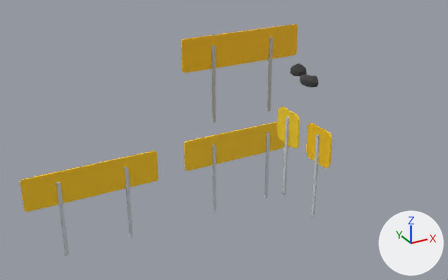
Renders of the Blender file BASEMESH/PROPS/signs.blend from each side of a commit.
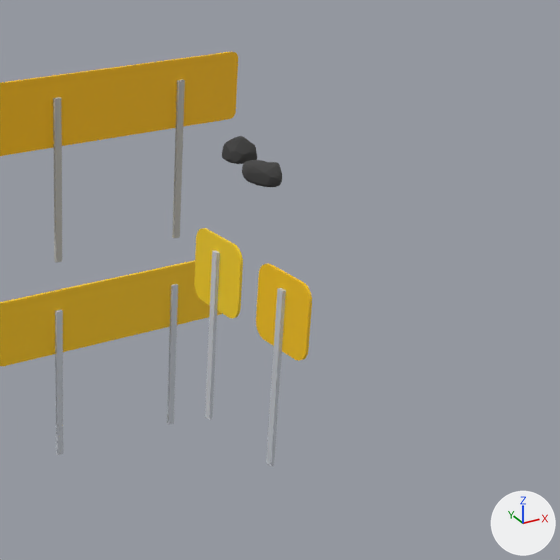
Old and new are each drawn whole from a camera (50 mm lens) standing at (-21.28, -23.63, 12.78) and looking at (-8.04, 0.45, 0.74) and again close up on the part from 42% to 100% of the width and 0% to 93% of the height. Every picture has the same lights, and +X, +Y and +Z are marked at lower right.

In view in the first close-up: 'Rokku1', 'Rokku2', 'SignPointRight', 'SignPointRight.001', 'signPointLeft180', 'signPointRight180'.
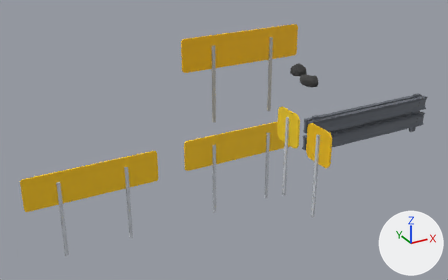
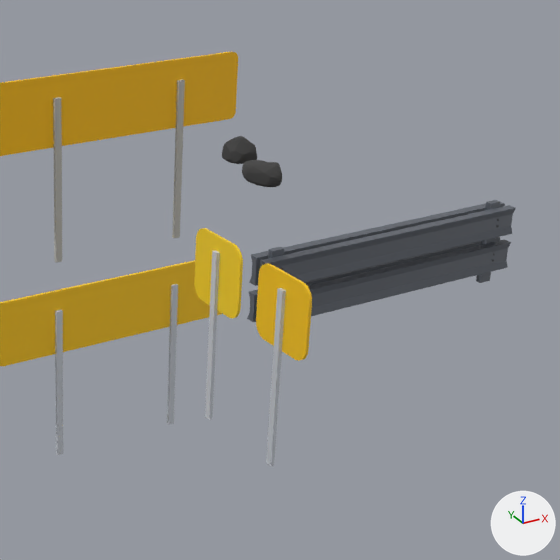
Commit message: Added guardRail prop + improved bridge

Location of each change, [x1, y1, x2, y2] in pixels of the close-ups (560 x 560 px):
```json
{"object": "guardRail", "change": "added", "after": [247, 200, 516, 322]}
```

Scene script edits in JSON lines:
```json
{"op": "add", "block": "mat_guardrailmaterial", "code": ["mat_guardrailmaterial = principled_material('GuardRailMaterial')", "mat_guardrailmaterial.texture = img_duel_32x_png"]}
{"op": "add", "block": "me_cube", "code": ["me_cube = bpy.data.meshes.new('Cube')", "me_cube.from_pydata(...)  # 1104 vertices, 596 faces; spans x -4.0..4.0, y -0.32..0.32, z -1.23..1.01", "me_cube.materials.append(mat_guardrailmaterial)  # picture img_duel_32x_png"]}
{"op": "add", "block": "ob_guardrail", "code": ["ob_guardrail = bpy.data.objects.new('guardRail', me_cube)", "ob_guardrail.location = (0.54, 0.01, 0.15)"]}
```
